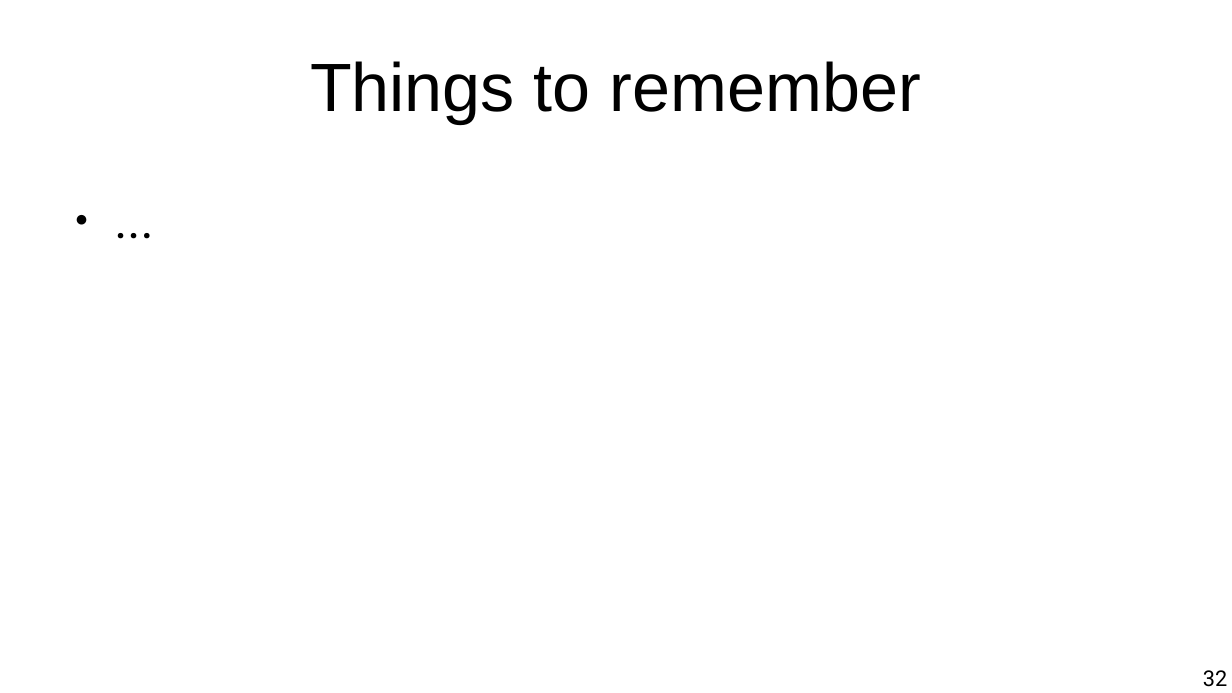
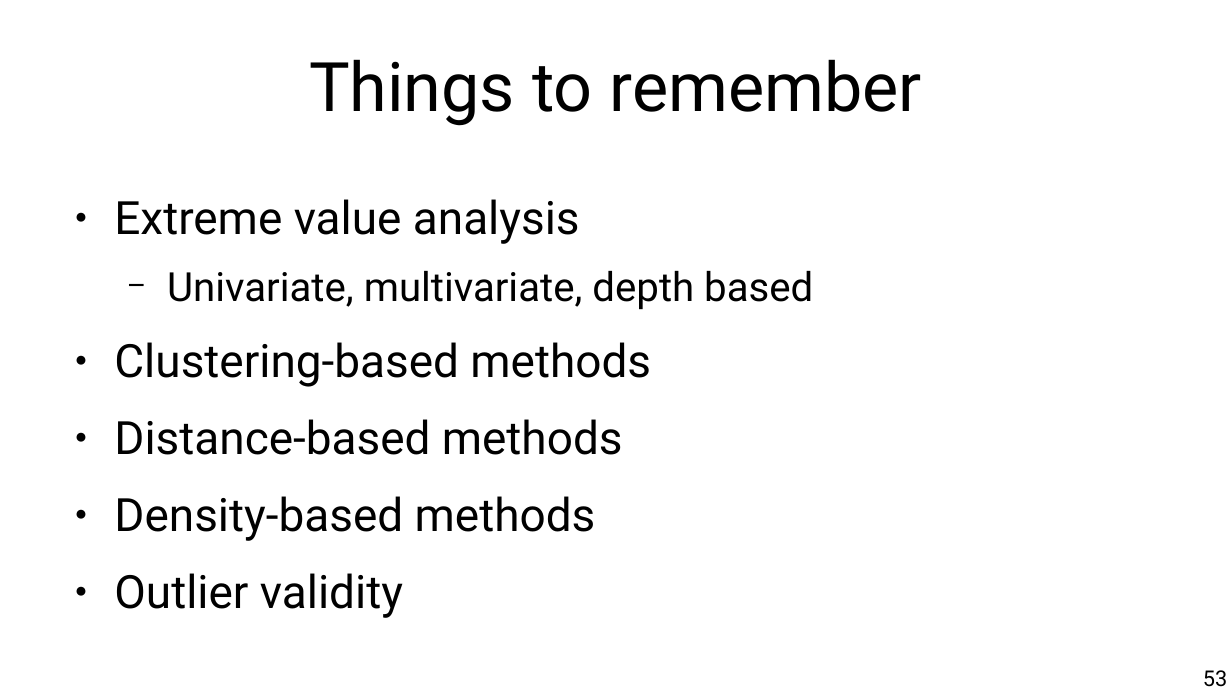
Before and after one commit to chatox/data-mining-course, a slide deck: slide 53 of theory/tt09_outlier_detection.odp (slide 32 before the commit). Drawn at 1232x693 pixels with LibreOffice and Linux fonts; fonts in the diff are those of the drawing. Boxes give left, top, right and bottom in pixels: in the first picture for what was removed or moved away, otherwise in the second. Text is boxed around its words. In the diff, an @@ line names an element or a change of style, - is before the commit and + after.

```diff
--- a/theory/tt09_outlier_detection.odp
+++ b/theory/tt09_outlier_detection.odp
@@ title "Things to remember" at (309, 59, 922, 126): font Arial to Roboto @@
@@ text removed at (61, 189, 1171, 591) @@
-● ...
@@ text added at (114, 199, 813, 618), 29.6 pt, text #000000 @@
+● Extreme value analysis
+  − Univariate, multivariate, depth based
+● Clustering-based methods
+● Distance-based methods
+● Density-based methods
+● Outlier validity
@@ page number at (1203, 670, 1227, 687): text changed @@
-32
+53
```
Also in this commit, not shown: 4 other slides changed, 24 slides added, 3 slides removed.
